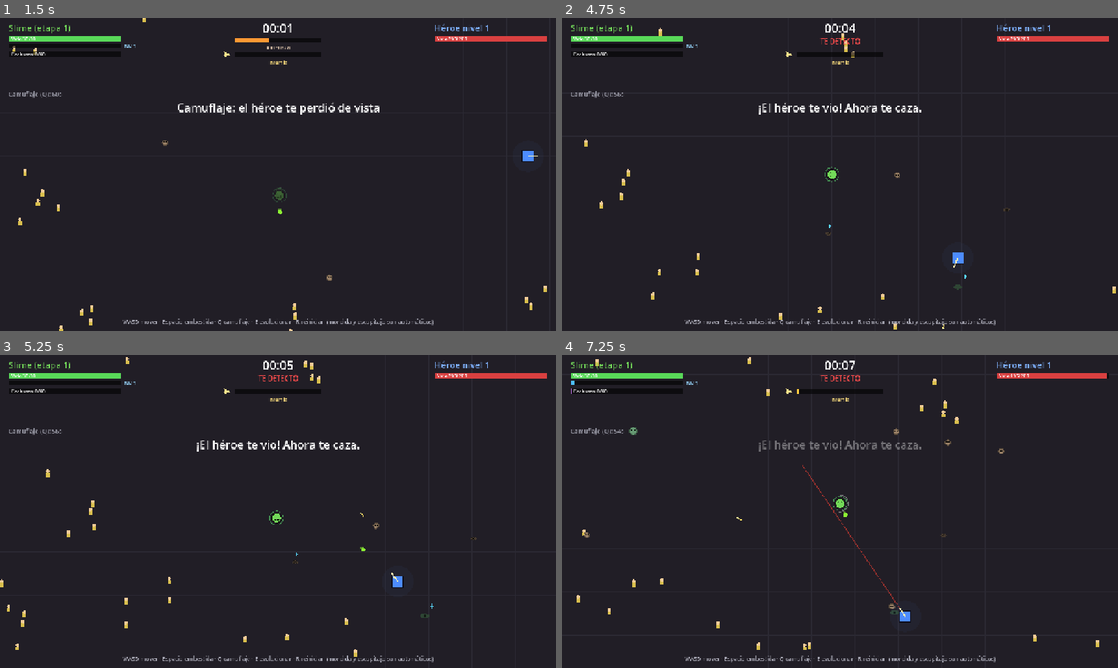
Above: before the commit, frames 1-4 (two rows, left to right).
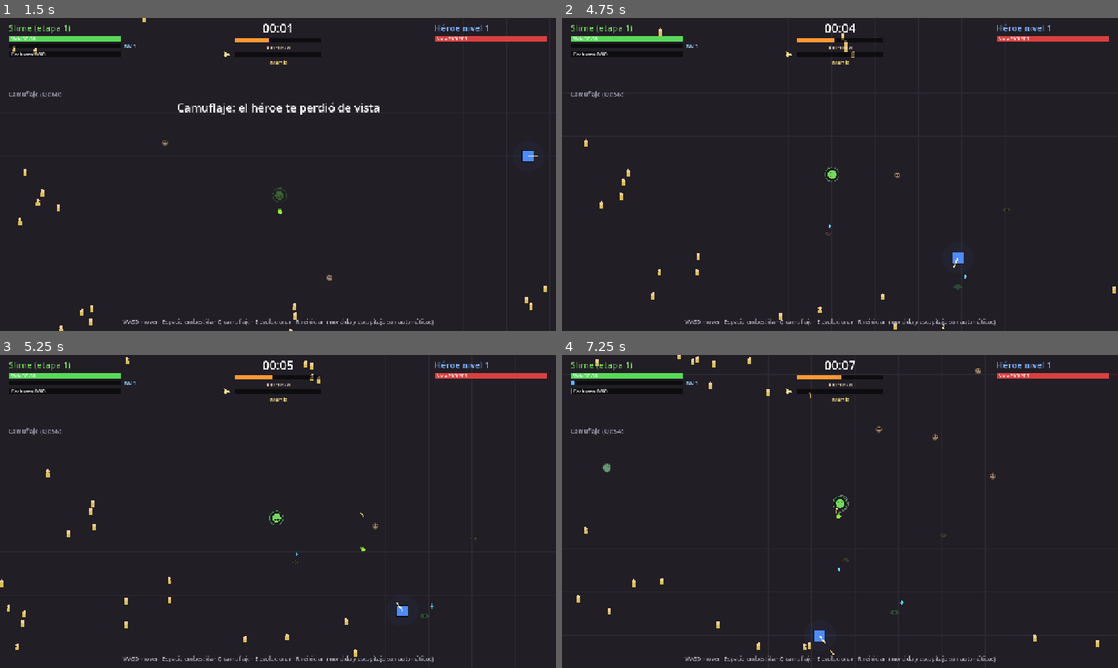
Above: after the commit, the same moments.

Repository: FedeOsorio/survive-the-hero
Game: Godot game, scene res://scenes/main.tscn
Two runs of this game, one before a commit and one after it. Both use one fixed random seed, a clock stepped at 60 frames per second and the inputs below.
Inputs (mouse positions are in pixels of both pictures, inside the frame that each line leads up to):
- Up to frame 1 (1.5 s): move the mouse to (400, 158) at 0.52 s; hold D (move_right) 0.53-1.28 s; tap Q (stealth) at 0.6 s; click (400, 158) at 0.67 s; move the mouse to (166, 190) at 1.27 s; hold S (move_down) from 1.28 s (still down); tap Space (dash) at 1.35 s
- Up to frame 2 (4.75 s): tap Q (stealth) every 0.75 s from 1.55 to 4.55 s; move the mouse to (895, 105) at 2.02 s; release S (move_down) at 2.03 s; hold D (move_right) 2.03-2.78 s; tap E (evolve) at 2.1 s; move the mouse to (812, 237) at 2.77 s; hold W (move_up) 2.78-3.53 s; tap 1 (pick_1) at 2.85 s; click (812, 237) at 2.92 s; move the mouse to (1006, 221) at 3.52 s; hold A (move_left) from 3.53 s (still down); tap 2 (pick_2) at 3.6 s; move the mouse to (673, 127) at 4.27 s; tap 3 (pick_3) at 4.35 s
- Up to frame 3 (5.25 s): move the mouse to (305, 511) at 5.02 s; release A (move_left) at 5.03 s; hold S (move_down) from 5.03 s (still down); tap Q (stealth) at 5.1 s; click (305, 511) at 5.17 s
- Up to frame 4 (7.25 s): move the mouse to (756, 433) at 5.77 s; release S (move_down) at 5.78 s; hold D (move_right) 5.78-6.53 s; tap Shift at 5.85 s; tap Q (stealth) at 6.05, 6.8 s; move the mouse to (962, 495) at 6.52 s; hold W (move_up) from 6.53 s (still down); tap L at 6.6 s

Frame 1 is identical in both runs. In frame 2, 0.6% of the frame differs, in the area x 35-65%, y 6-31%; in frame 3, 0.7%; in frame 4, 1.2%, in the area x 3-99%, y 0-96%.

Commit message:
Tanda 03-d: el héroe reparte disparos al cazar y matar pesa más que perseguir

Diff:
--- a/scripts/balance.gd
+++ b/scripts/balance.gd
@@ -69,6 +69,8 @@
 const CIVILIAN_BIOMASS := 3.0
 # Comer civiles hace ruido: suma amenaza y el héroe va a investigar el lugar.
 const THREAT_PER_CIVILIAN := 10.0
+const THREAT_PER_CIVILIAN_SEEN := 20.0 # si lo matás a HERO_RANGE del héroe y sin camuflaje
+const THREAT_PER_SCREAM := 2.0 # perseguir sin matar casi no suma
 # El grito empieza apenas un civil sale corriendo de vos, no cuando muere.
 # Cada grito nuevo actualiza el lugar. La alarma dura hasta que llega (a ALARM_ARRIVE_DIST)
 # y ALARM_SEARCH_TIME más buscando, con un máximo de ALARM_MAX_TIME desde el último grito.
@@ -156,12 +158,13 @@
 # Cacería: con el jugador detectado, el héroe va por vos.
 const HUNT_PULL := 3.0
 const HUNT_PULL_CROWDED := 1.5 # con mucha horda encima
-const HUNT_CROWDED_DANGER := 5.0
+const HUNT_CROWDED_DANGER := 3.0
 const HUNT_IDEAL_DIST := 220.0
 const HUNT_GEM_RADIUS := 150.0 # mientras caza, solo junta las gemas del camino
 const HUNT_GEM_PULL := 1.0
-const HUNT_ESCAPE_RADIUS := 60.0 # con tantos creeps así de cerca, primero zafa
-const HUNT_ESCAPE_COUNT := 3
+const HUNT_ESCAPE_RADIUS := 80.0 # con tantos creeps así de cerca, primero zafa
+const HUNT_ESCAPE_COUNT := 2
+const HUNT_SHARE_RADIUS := 150.0 # con creeps así de cerca, alterna un disparo a vos y uno a la horda
 const HERO_ENRAGE_DAMAGE_MULT := 5.0
 const HERO_ENRAGE_SPEED_MULT := 1.3
 
--- a/scripts/civilian.gd
+++ b/scripts/civilian.gd
@@ -30,6 +30,7 @@
 	if flee and not _fleeing and _scream_cd <= 0.0:
 		_scream_cd = B.CIVILIAN_SCREAM_COOLDOWN
 		world.raise_alarm(position)
+		world.add_threat(B.THREAT_PER_SCREAM)
 	_fleeing = flee
 	var dodge := _dodge_dir()
 	if flee:
--- a/scripts/hero.gd
+++ b/scripts/hero.gd
@@ -38,6 +38,7 @@
 var _roll_dir := Vector2.ZERO
 var _aim_windup := 0.0
 var _aim_locked := Vector2.RIGHT
+var _horde_turn := false # cazando: el próximo disparo va a la horda
 var _rng := RandomNumberGenerator.new()
 var powers # hero_powers.gd: orbes, rayo, aura, nova, etc.
 var status # hero_status.gd: sangrado, aturdimiento, lentitud
@@ -93,10 +94,18 @@
 		_aim_windup -= delta
 		if _aim_windup <= 0.0:
 			_fire_t = cooldown
-			_fire_dir(_aim_locked)
+			_fire_dir(_aim_locked, _close_horde())
 	elif _fire_t <= 0.0 and _roll_t <= 0.0 and _target_valid() and position.distance_to(target.position) <= B.HERO_RANGE:
-		if target == world.player and world.detected:
+		var hunting_you: bool = target == world.player and world.detected
+		var guard: Array = _close_horde() if hunting_you else []
+		if _horde_turn and not guard.is_empty():
+			# cazando con creeps cerca, alterna: un disparo a la horda y uno a vos
+			_horde_turn = false
+			_fire_t = cooldown
+			_fire_dir((guard[0].position - position).normalized(), guard.slice(1) if guard.size() > 1 else guard)
+		elif hunting_you:
 			# contra el jugador apunta primero y avisa: se puede esquivar
+			_horde_turn = true
 			_aim_windup = B.HERO_AIM_WINDUP
 			_aim_locked = (target.position - position).normalized()
 			_aim = _aim_locked
@@ -301,10 +310,11 @@
 
 
 ## Cazando: a vos si estás a tiro; si no, al creep más cerca de la línea hacia vos.
-## Con 3 o más creeps encima, primero zafa tirándole al más cercano.
+## Con HUNT_ESCAPE_COUNT creeps encima, primero zafa tirándole al más cercano.
+## Con creeps a menos de HUNT_SHARE_RADIUS, el disparo alterna entre vos y la horda.
 func _pick_hunt_target():
 	var close: Array = []
-	for m in world.minions_near(position):
+	for m in _close_horde():
 		if position.distance_to(m.position) < B.HUNT_ESCAPE_RADIUS:
 			close.append(m)
 	if close.size() >= B.HUNT_ESCAPE_COUNT:
@@ -345,13 +355,30 @@
 	_fire_dir((target.position - position).normalized())
 
 
-func _fire_dir(base: Vector2) -> void:
+## Con "extra" (creeps cercanos), la primera flecha va a "base" y las demás a esos creeps.
+func _fire_dir(base: Vector2, extra: Array = []) -> void:
 	var dir := base.rotated(deg_to_rad(_rng.randf_range(-B.HERO_AIM_ERROR_DEG, B.HERO_AIM_ERROR_DEG)))
 	_aim = dir
 	var spread := deg_to_rad(12.0)
 	for i in arrows:
-		var offset := (i - (arrows - 1) * 0.5) * spread
-		world.spawn_projectile(position + dir * radius, dir.rotated(offset), damage, pierce)
+		var d := dir.rotated((i - (arrows - 1) * 0.5) * spread)
+		if not extra.is_empty():
+			d = dir
+			if i > 0:
+				var m = extra[(i - 1) % extra.size()]
+				if is_instance_valid(m):
+					d = (m.position - position).normalized()
+		world.spawn_projectile(position + dir * radius, d, damage, pierce)
+
+
+## Creeps a menos de HUNT_SHARE_RADIUS, del más cercano al más lejano.
+func _close_horde() -> Array:
+	var out: Array = []
+	for m in world.minions:
+		if position.distance_to(m.position) < B.HUNT_SHARE_RADIUS:
+			out.append(m)
+	out.sort_custom(func(a, b): return position.distance_squared_to(a.position) < position.distance_squared_to(b.position))
+	return out
 
 
 func _gain_xp(amount: float) -> void:
--- a/scripts/main.gd
+++ b/scripts/main.gd
@@ -191,8 +191,7 @@
 	_alarm_arrived = false
 
 
-## Al llegar al lugar busca unos segundos más. Si durante la alarma te ve
-## a tiro y sin camuflaje, te detecta al instante.
+## Al llegar al lugar busca unos segundos más.
 func _update_alarm(delta: float) -> void:
 	alarm_t = maxf(alarm_t - delta, 0.0)
 	if alarm_t <= 0.0:
@@ -200,13 +199,12 @@
 	if not _alarm_arrived and hero.position.distance_to(alarm_pos) < B.ALARM_ARRIVE_DIST:
 		_alarm_arrived = true
 		alarm_t = minf(alarm_t, B.ALARM_SEARCH_TIME)
-	if not detected and player.stealth_t <= 0.0 and hero.position.distance_to(player.position) < B.HERO_RANGE:
-		set_detected()
 
 
 func on_civilian_killed(c) -> void:
 	civilians.erase(c)
-	add_threat(B.THREAT_PER_CIVILIAN)
+	var seen: bool = player.stealth_t <= 0.0 and hero.position.distance_to(player.position) < B.HERO_RANGE
+	add_threat(B.THREAT_PER_CIVILIAN_SEEN if seen else B.THREAT_PER_CIVILIAN)
 	infamy.add(B.INFAMY_PER_CIVILIAN)
 	raise_alarm(c.position)
 	var corpse = Corpse.new()
Not shown, changed: README.md
